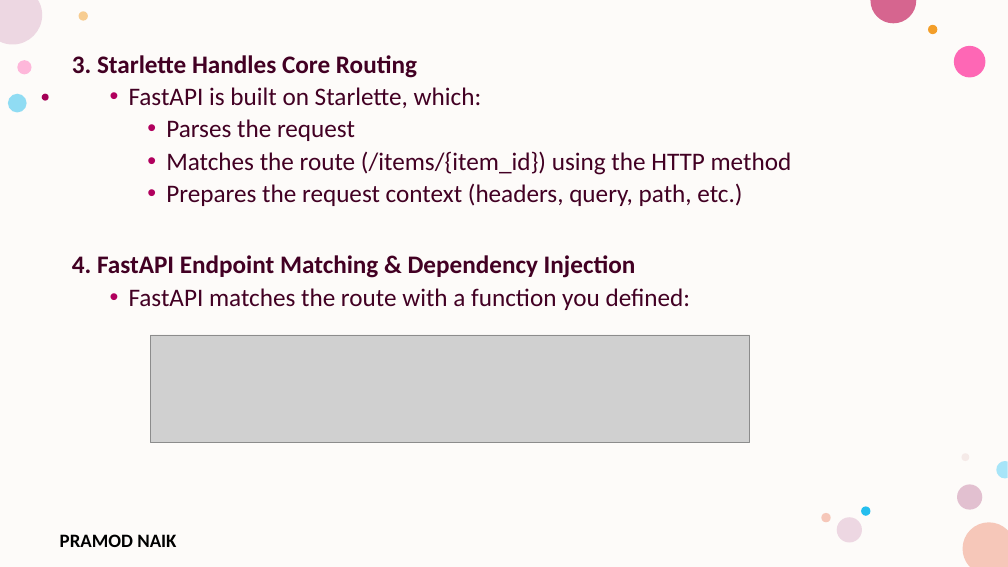
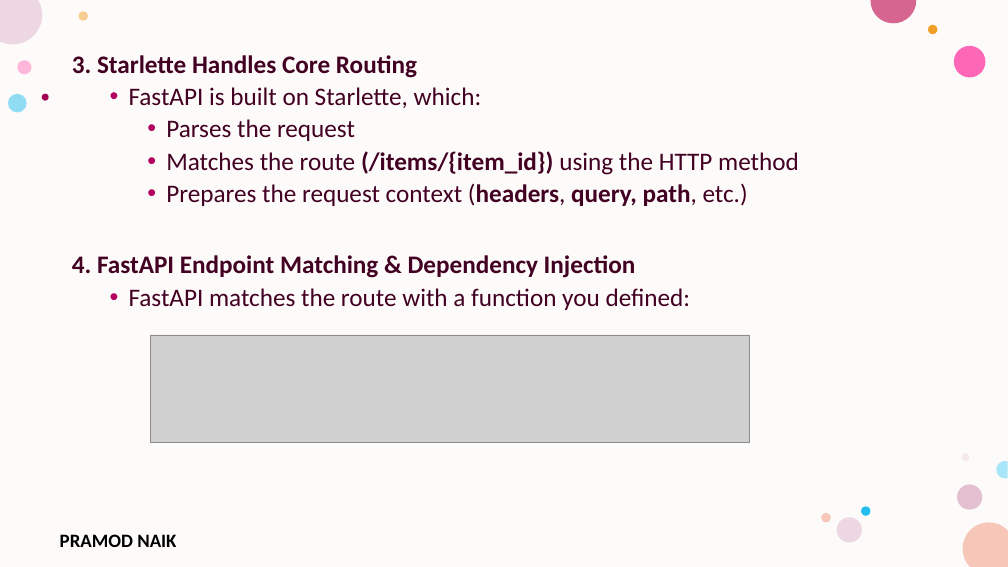
Before and after one commit to PRAMODNAIK-DEV/Backend-Dev-using-Python-FastAPI, a slide deck: slide 28 of FastAPI/Introduction to FastAPI.pptx. Drawn at 1008x567 pixels with LibreOffice and Linux fonts; fonts in the diff are those of the drawing; grey boxes stand for pictures; background and template pictures are left out. Boxes give left, top, right and bottom in pixels: in the first picture for what was removed or moved away, otherwise in the second. Text is boxed around its words. In the diff, an @@ line names an element or a change of style, - is before the commit and + after.

```diff
--- a/FastAPI/Introduction to FastAPI.pptx
+++ b/FastAPI/Introduction to FastAPI.pptx
@@ text at (166, 151, 799, 206): bold on in "(/items/{item_id})", "(headers, query, path," @@
```
Also in this commit, not shown: 6 other slides changed, 16 slides removed, 1 other file.
